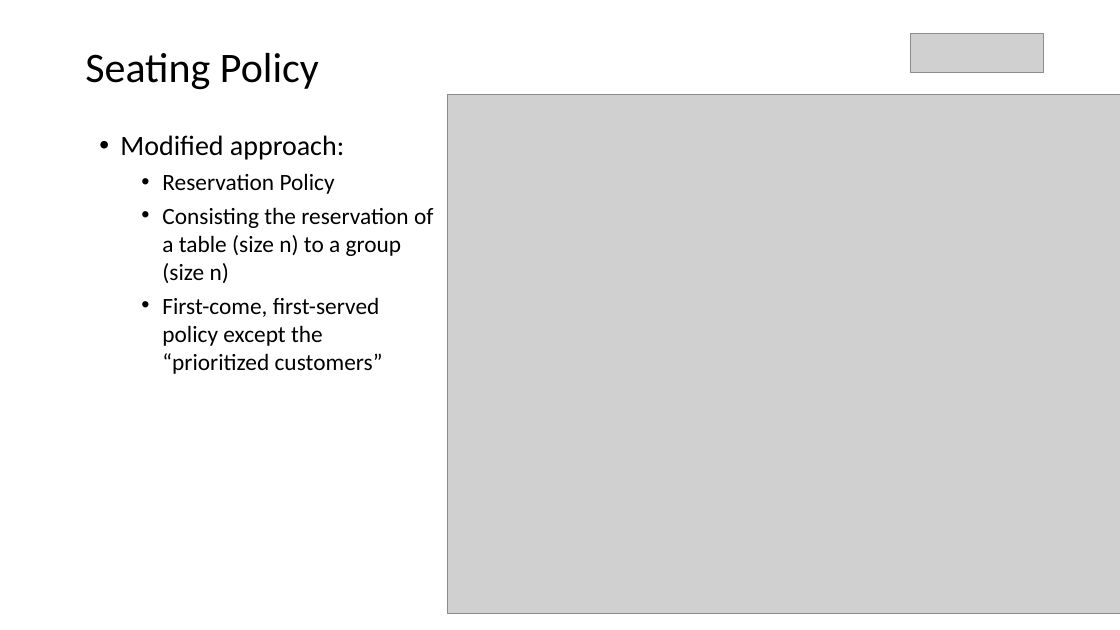
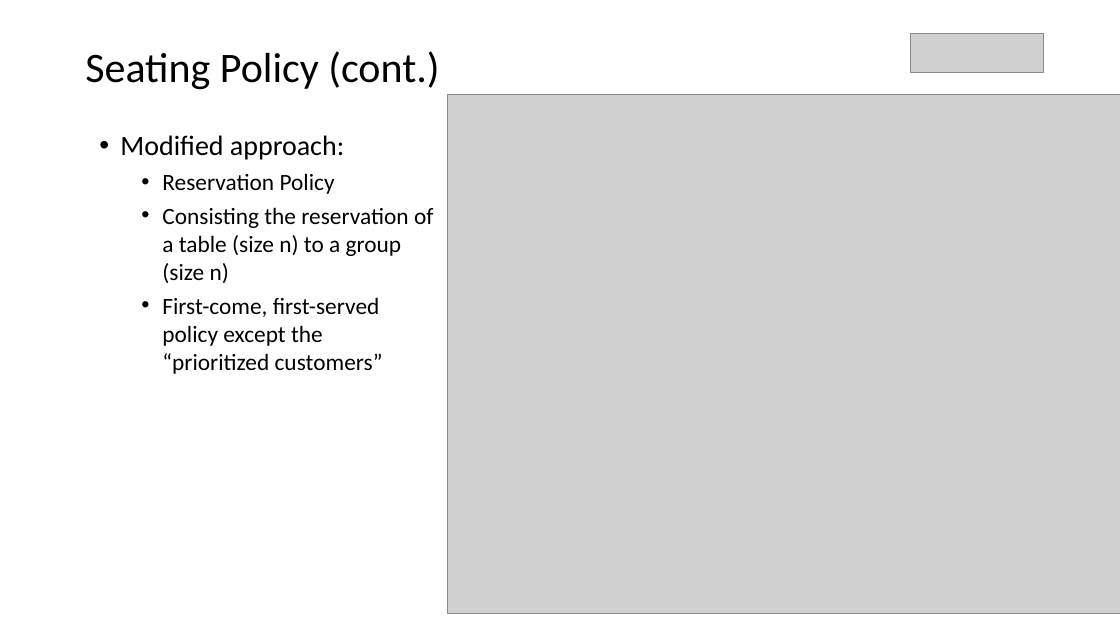
Before and after one commit to parkjan4/OptSim, a slide deck: slide 13 of Presentation.pptx. Drawn at 1120x630 pixels with LibreOffice and Linux fonts; fonts in the diff are those of the drawing; grey boxes stand for pictures. Boxes give left, top, right and bottom in pixels: in the first picture for what was removed or moved away, otherwise in the second. Text is boxed around its words. In the diff, an @@ line names an element or a change of style, - is before the commit and + after.

```diff
--- a/Presentation.pptx
+++ b/Presentation.pptx
@@ text at [85, 51, 439, 90]: text changed @@
-Seating Policy
+Seating Policy (cont.)
```
Also in this commit, not shown: 5 other slides changed.
